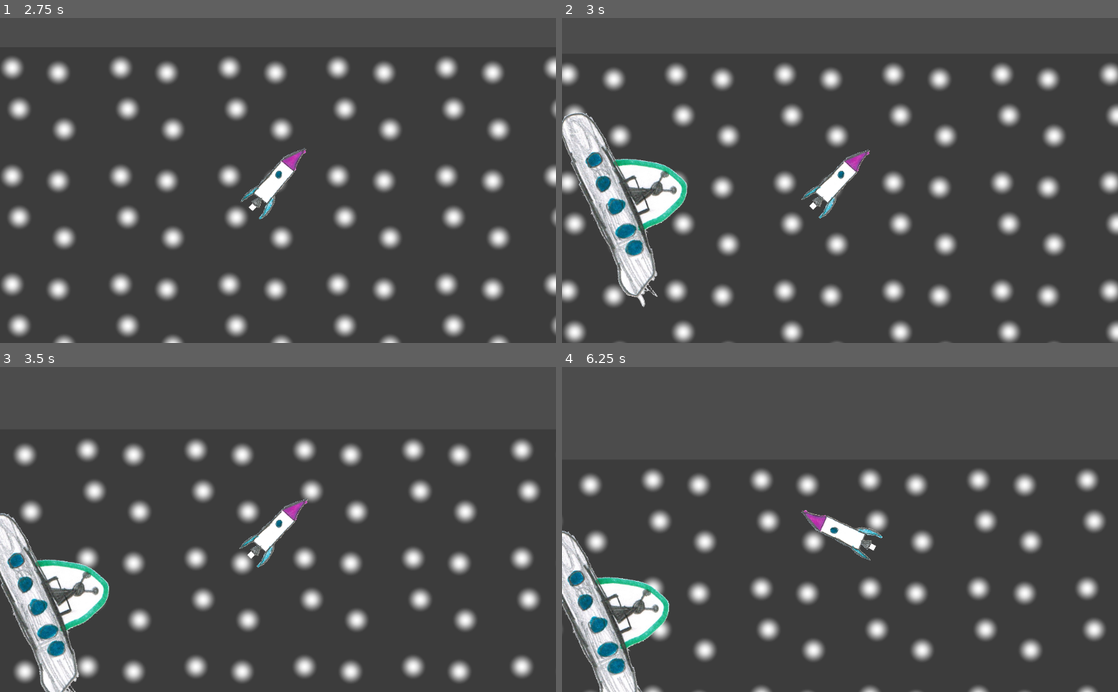
Above: before the commit, frames 1-4 (two rows, left to right).
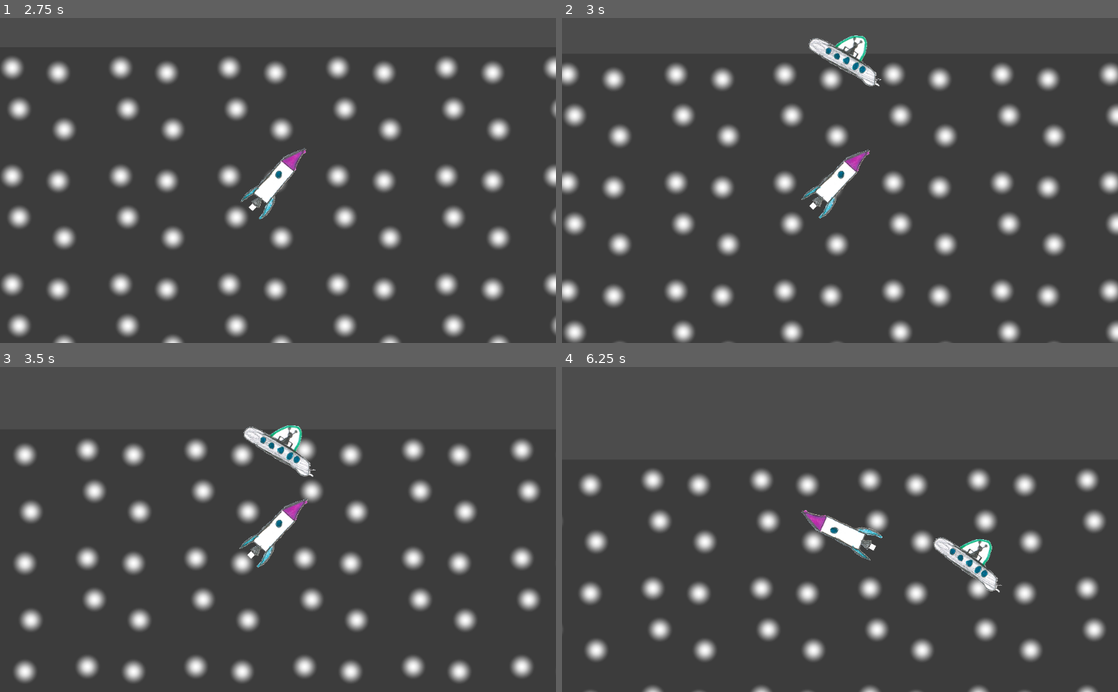
Above: after the commit, the same moments.

Repository: the-g-force/FamJam-April2020
Game: Godot game, scene res://src/Level.tscn
The game is run twice, just before and just after one commit, with the same random seed, the same clock (stepped at 60 frames per second) and the same inputs.
Inputs:
- Up to frame 1 (2.75 s): hold Right (TurnRight) 0.53-1.28 s; tap Space (Fire) at 0.6, 1.35, 2.1 s; hold Left (TurnLeft) 1.28-2.03 s; hold Right (TurnRight) from 2.03 s (still down)
- Up to frame 2 (3 s): release Right (TurnRight) at 2.78 s; hold Up (Thrust) from 2.78 s (still down); tap Space (Fire) at 2.85 s
- Up to frame 3 (3.5 s): keep holding Up (Thrust)
- Up to frame 4 (6.25 s): release Up (Thrust) at 3.53 s; hold Left (TurnLeft) 3.53-5.78 s; tap Space (Fire) every 0.75 s from 3.6 to 5.85 s; hold Right (TurnRight) from 5.78 s (still down)

Frame 1 is identical in both runs. In frame 2, 6.4% of the frame differs, in the area x 0-58%, y 5-90%; in frame 3, 6.0%; in frame 4, 5.6%.
Error in both runs: Trying to assign value of type 'ColorRect' to a variable of type 'Node2D'. (res://src/Rocket.gd:20)

Commit message:
Add UFOs

Diff:
--- a/project/src/Paths.tscn
+++ b/project/src/Paths.tscn
@@ -1,10 +1,20 @@
-[gd_scene load_steps=3 format=2]
+[gd_scene load_steps=5 format=2]
 
 [ext_resource path="res://src/Paths.gd" type="Script" id=1]
 
 [sub_resource type="Curve2D" id=1]
 _data = {
-"points": PoolVector2Array( 0, 0, 0, 0, 160.307, 263.137, 0, 0, 0, 0, 431.933, 898.262, 0, 0, 0, 0, 1174.91, 778.427, 0, 0, 0, 0, 871.328, 215.203 )
+"points": PoolVector2Array( 0, 0, 0, 0, 553.903, -2.71939, 12.9963, -428.878, -12.9963, 428.878, 1378.54, 905.784, 389.889, 38.9889, -389.889, -38.9889, 808.833, 1298.67, -129.963, 506.856, 129.963, -506.856, 295.458, 747.269, -77.9778, -662.812, 77.9778, 662.812, 2127.13, 1311.35, 0, 0, 0, 0, 1491.47, 1921.69, -701.303, -1009.88, 701.303, 1009.88, 1276.57, 2992.19, -617.147, 1122.09, 617.147, -1122.09, 6026.23, 4468.58, 0, 0, 0, 0, 4623.62, 2308.56 )
+}
+
+[sub_resource type="Curve2D" id=2]
+_data = {
+"points": PoolVector2Array( 0, 0, 0, 0, -50.6445, 4845.06, -666.046, 2058.69, 666.046, -2058.69, 3842.87, 3110.97, -1691.18, 203.284, 1691.18, -203.284, 2566.84, 460.76, -749.635, -1592.97, 749.635, 1592.97, 7409.2, 1998.54, 0, 0, 0, 0, 3557.67, 6557.44 )
+}
+
+[sub_resource type="Curve2D" id=3]
+_data = {
+"points": PoolVector2Array( 2811.13, -2248.91, -2811.13, 2248.91, 8290.42, 6331.84, 468.522, 1546.12, -468.522, -1546.12, 2480.75, 5535.35, 562.226, 1265.01, -562.226, -1265.01, 5385.58, 2115.14, 0, 0, 0, 0, 1777.96, -86.9111 )
 }
 
 [node name="Root" type="Node2D"]
@@ -15,6 +25,12 @@
 [node name="Path2D" type="Path2D" parent="Paths"]
 curve = SubResource( 1 )
 
+[node name="Path2D2" type="Path2D" parent="Paths"]
+curve = SubResource( 2 )
+
+[node name="Path2D3" type="Path2D" parent="Paths"]
+curve = SubResource( 3 )
+
 [node name="Timer" type="Timer" parent="."]
 wait_time = 3.0
 autostart = true
--- a/project/src/UFO.tscn
+++ b/project/src/UFO.tscn
@@ -7,5 +7,5 @@
 script = ExtResource( 2 )
 
 [node name="Sprite" type="Sprite" parent="."]
-scale = Vector2( 0.5, 0.5 )
+scale = Vector2( 0.2, 0.2 )
 texture = ExtResource( 1 )
